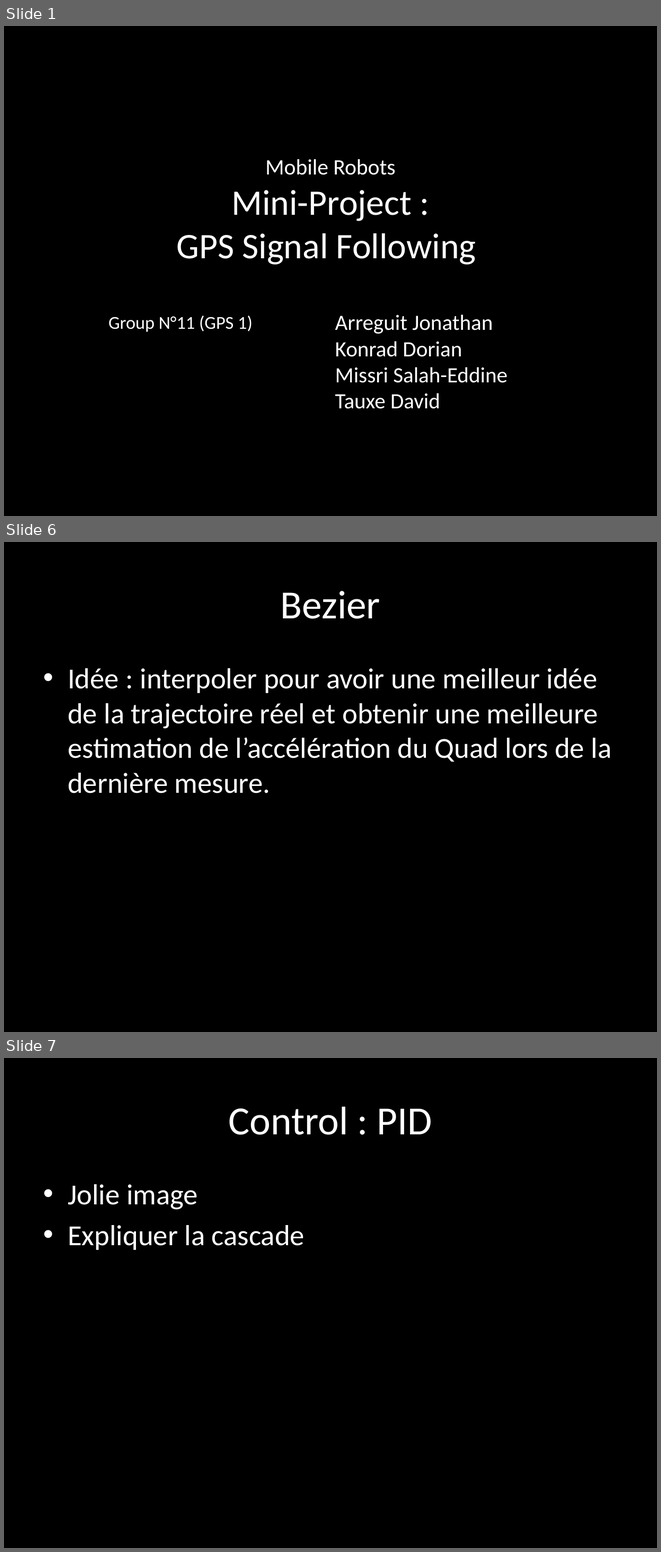
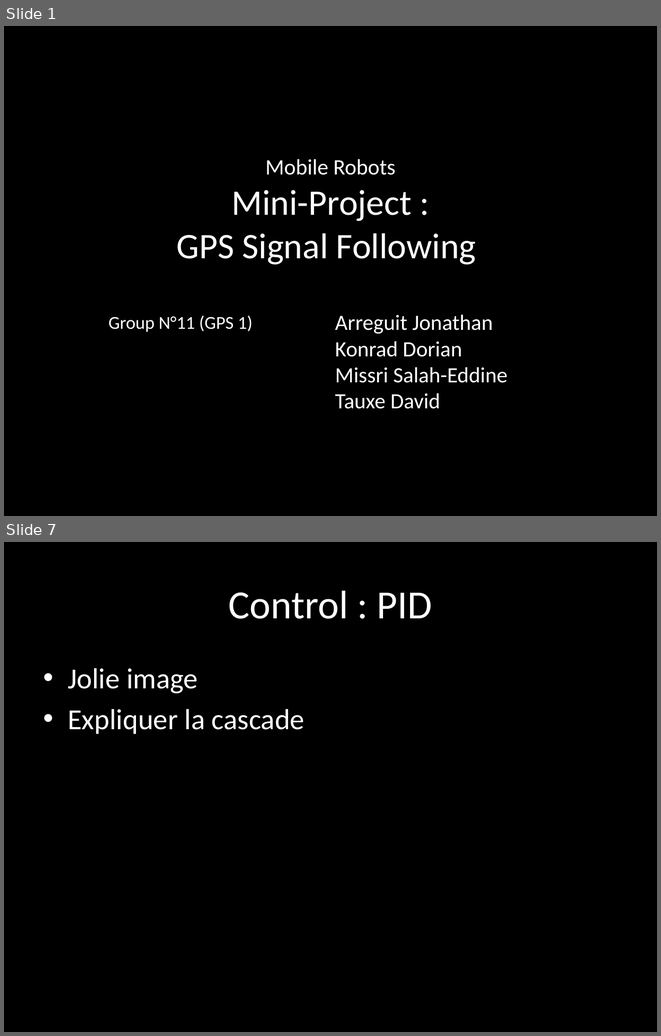
Before and after one commit to SyrianSpock/project-quadrotor-chase, a slide deck: Presentation/Presentation.pptx. Shown one above the other, each under a label of ours: slides 1, 6 and 7 before the commit, slides 1 and 7 after it; the slides between them are not shown. The pictures are 661x1552 and 661x1036 pixels, drawn with LibreOffice and Linux fonts; fonts in the diff are those of the drawing. Boxes give left, top, right and bottom in pixels: in the first picture for what was removed or moved away, otherwise in the second. Text is boxed around its words. In the diff, an @@ line names an element or a change of style, - is before the commit and + after.

```diff
--- a/Presentation/Presentation.pptx
+++ b/Presentation/Presentation.pptx
@@ slide 6 removed at (4, 542, 657, 1032), background #000000 @@
@@ title removed at (281, 591, 380, 619) @@
-Bezier
@@ text removed at (68, 668, 611, 793) @@
-• Idée : interpoler pour avoir une meilleur idée de la trajectoire réel et obtenir une meilleure estimation de l’accélération du Quad lors de la dernière mesure.
```
Also in this commit, not shown: 4 slides changed, 1 slide added, 2 other files.
